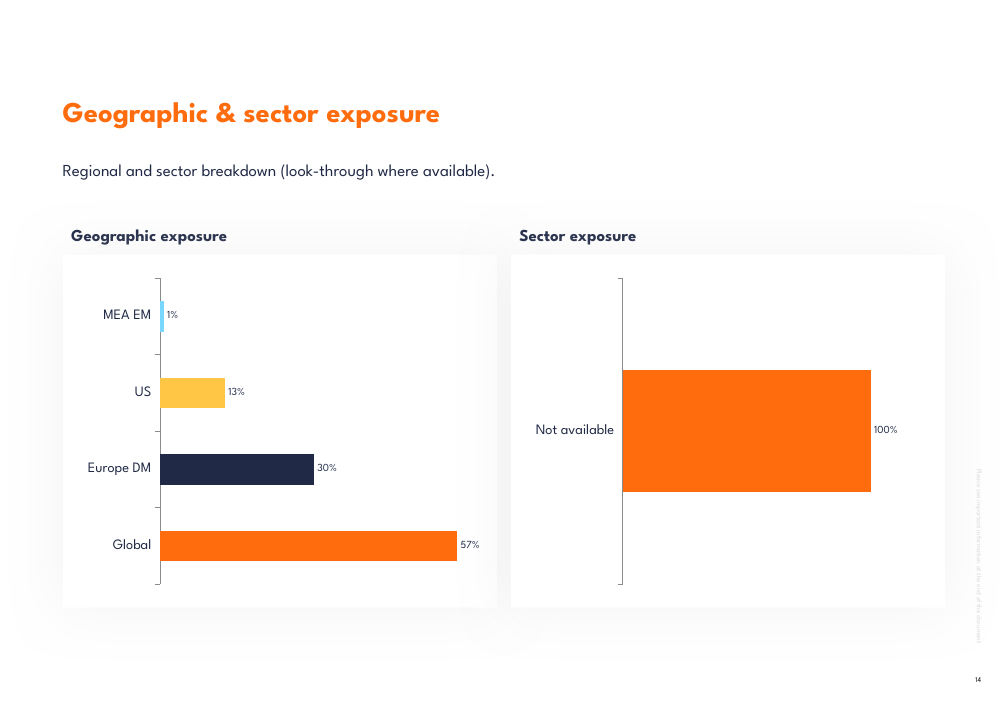
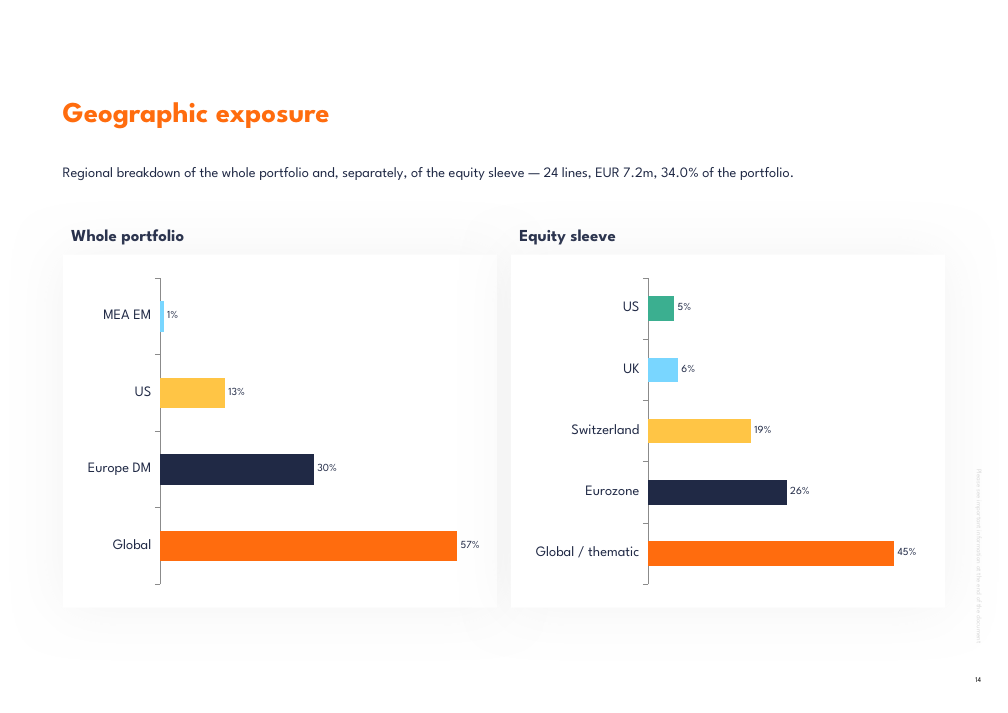
Before and after one commit to jb-db05/Investment_Proposal, a slide deck: slide 14 of Investment Proposal - Growth - August 2026.pptx. Drawn at 1008x713 pixels with LibreOffice and Linux fonts; fonts in the diff are those of the drawing; background and template pictures are left out. Boxes give left, top, right and bottom in pixels: in the first picture for what was removed or moved away, otherwise in the second. Text is boxed around its words. In the diff, an @@ line names an element or a change of style, - is before the commit and + after.

```diff
--- a/Investment Proposal - Growth - August 2026.pptx
+++ b/Investment Proposal - Growth - August 2026.pptx
@@ title at (63, 102, 330, 129): text changed @@
-Geographic & sector exposure
+Geographic exposure
@@ text removed at (63, 164, 496, 180) @@
-Regional and sector breakdown (look-through where available).
@@ text added at (63, 167, 794, 180), 12 pt, text #202945 @@
+Regional breakdown of the whole portfolio and, separately, of the equity sleeve — 24 lines, EUR 7.2m, 34.0% of the portfolio.
@@ text at (71, 229, 184, 245): text changed @@
-Geographic exposure
+Whole portfolio
@@ text at (519, 229, 616, 245): text changed @@
-Sector exposure
+Equity sleeve
@@ bar chart at (528, 272, 929, 591) @@
-categories: Not available
+categories: Global / thematic, Eurozone, Switzerland, UK, US
-Series 1: 1
+Series 1: 0.45, 0.26, 0.19, 0.06, 0.05
```
Also in this commit, not shown: 1 slide removed, 5 other files.
